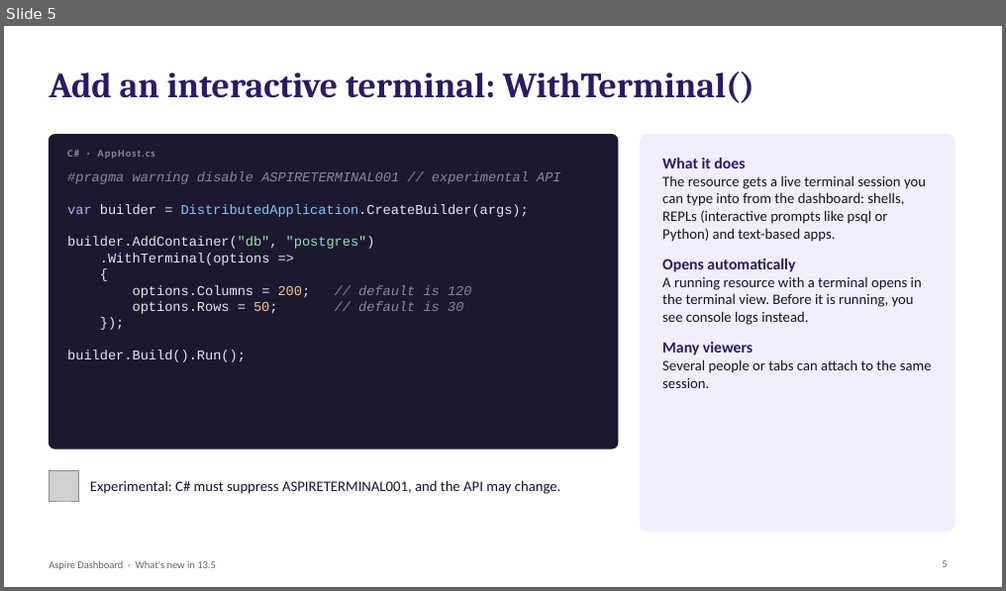
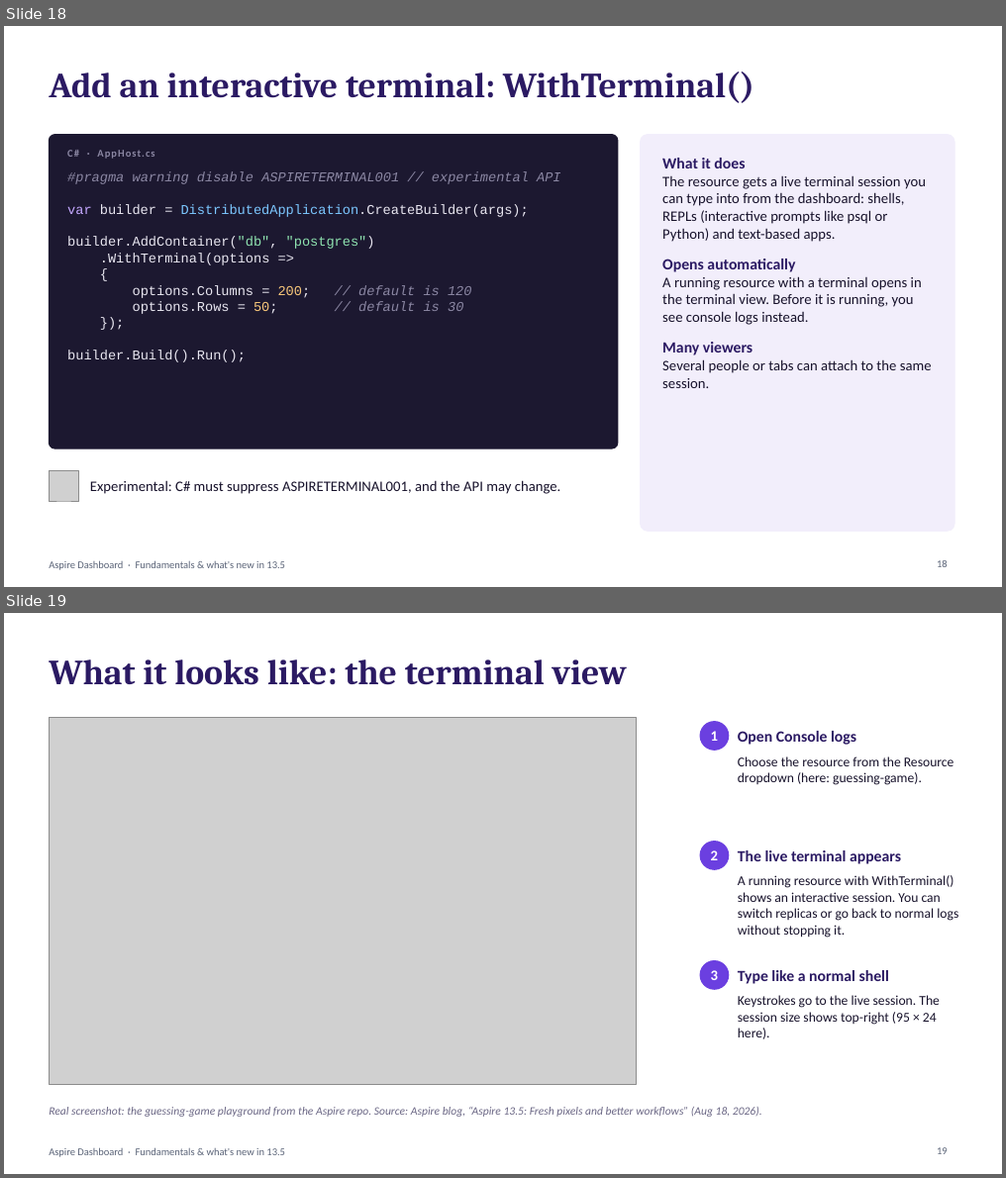
Before and after one commit to mcdmags/aspire-dashboard, a slide deck: aspire-dashboard-13-5.pptx. Shown one above the other, each under a label of ours: slide 5 before the commit, slides 18 and 19 after it. The pictures are 1006x591 and 1006x1178 pixels, drawn with LibreOffice and Linux fonts; fonts in the diff are those of the drawing; grey boxes stand for pictures. Boxes give left, top, right and bottom in pixels: in the first picture for what was removed or moved away, otherwise in the second. Text is boxed around its words. In the diff, an @@ line names an element or a change of style, - is before the commit and + after.

Commit message:
Added fundamentals and concise version

```diff
--- a/aspire-dashboard-13-5.pptx
+++ b/aspire-dashboard-13-5.pptx
@@ slide 19 added at [4,613,1002,1174], background #FFFFFF; not listed: 1 template element that a slide beside it also shows @@
@@ title added at [49,660,627,685], 34 pt, text #2B1A63, bold @@
+What it looks like: the terminal view
@@ picture added at [49,718,636,1084] @@
@@ ellipse added at [700,722,729,750], fill #6B3FE0, outline #6B3FE0 1 pt @@
@@ text added at [711,731,718,741], 14 pt, text #FFFFFF, bold @@
+1
@@ text added at [738,731,856,745], 15 pt, text #2B1A63, bold @@
+Open Console logs
@@ text added at [738,757,954,785], 13 pt, text #17122B @@
+Choose the resource from the Resource dropdown (here: guessing-game).
@@ ellipse added at [700,842,729,869], fill #6B3FE0, outline #6B3FE0 1 pt @@
@@ text added at [711,851,718,861], 14 pt, text #FFFFFF, bold @@
+2
@@ text added at [738,851,901,864], 15 pt, text #2B1A63, bold @@
+The live terminal appears
@@ text added at [738,875,958,938], 13 pt, text #17122B @@
+A running resource with WithTerminal() shows an interactive session. You can switch replicas or go back to normal logs without stopping it.
@@ ellipse added at [700,961,729,989], fill #6B3FE0, outline #6B3FE0 1 pt @@
@@ text added at [711,970,718,980], 14 pt, text #FFFFFF, bold @@
+3
@@ text added at [738,970,889,984], 15 pt, text #2B1A63, bold @@
+Type like a normal shell
@@ text added at [738,995,940,1040], 13 pt, text #17122B @@
+Keystrokes go to the live session. The session size shows top-right (95 × 24 here).
@@ text added at [49,1107,762,1117], 11 pt, text #6B6785, italic @@
+Real screenshot: the guessing-game playground from the Aspire repo. Source: Aspire blog, “Aspire 13.5: Fresh pixels and better workflows” (Aug 18, 2026).
@@ page number added at [937,1148,947,1155], 10 pt, text #5B6478 @@
+19
@@ what was slide 5 is now slide 18 @@
@@ slide 18 changed as well @@
@@ text at [49,561,285,570]: text changed @@
-Aspire Dashboard · What's new in 13.5
+Aspire Dashboard · Fundamentals & what's new in 13.5
@@ page number at [937,561,947,568]: text changed @@
-5
+18
```
Also in this commit, not shown: 12 other slides changed, 18 other slides added, 5 slides removed, 1 other file.
